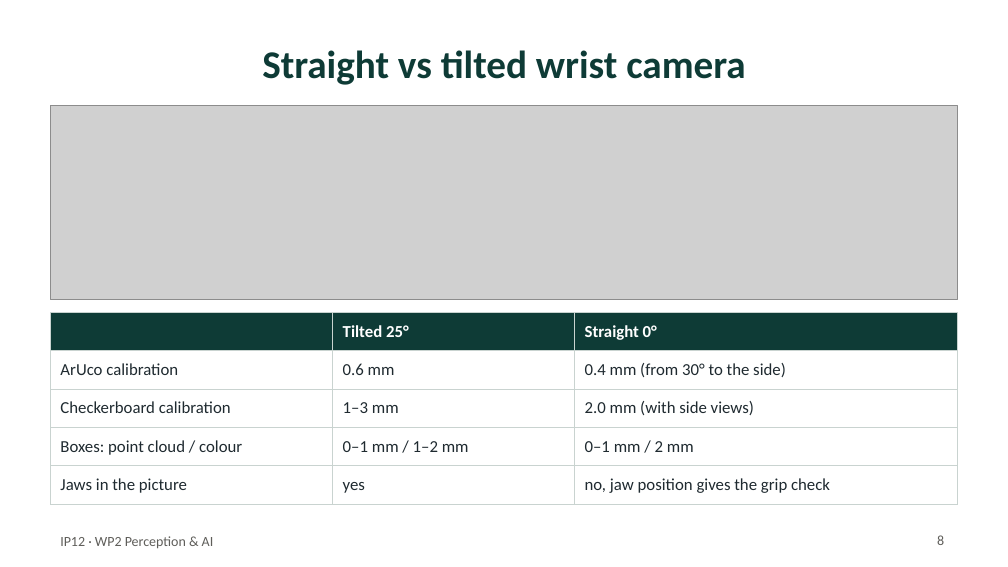
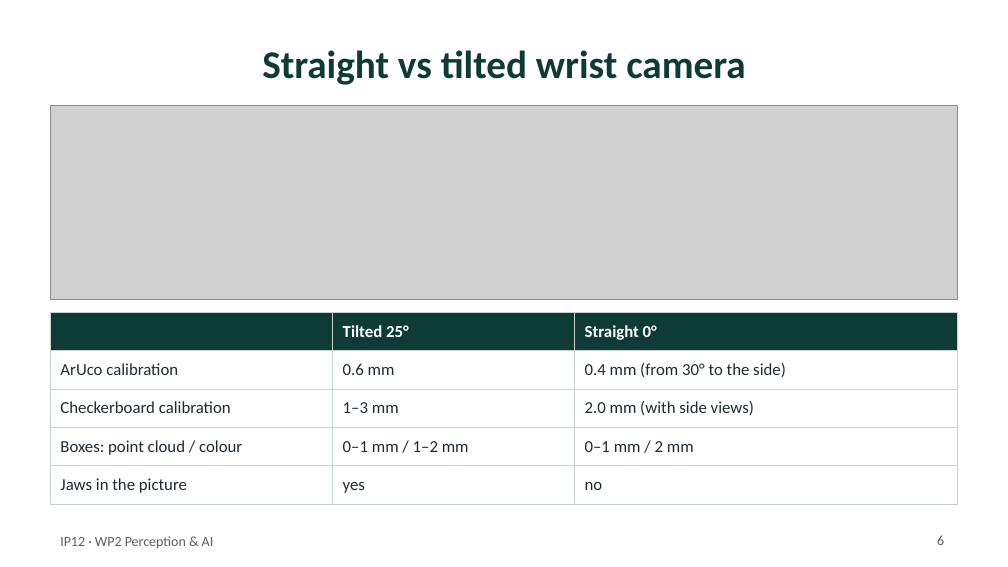
Before and after one commit to PhamAnhHoangg/IP12-ABB-IRB1100-Simulation, a slide deck: slide 6 of docs/IP12_WP2_perception_aruco.pptx (slide 8 before the commit). Drawn at 1008x567 pixels with LibreOffice and Linux fonts; fonts in the diff are those of the drawing; grey boxes stand for pictures. Boxes give left, top, right and bottom in pixels: in the first picture for what was removed or moved away, otherwise in the second. Text is boxed around its words. In the diff, an @@ line names an element or a change of style, - is before the commit and + after.

```diff
--- a/docs/IP12_WP2_perception_aruco.pptx
+++ b/docs/IP12_WP2_perception_aruco.pptx
@@ table at (50,312,958,497) @@
-row 5, column 3: no, jaw position gives the grip check
+row 5, column 3: no
@@ page number at (937,535,944,545): text changed @@
-8
+6
```
Also in this commit, not shown: 2 other slides changed, 2 slides removed.
